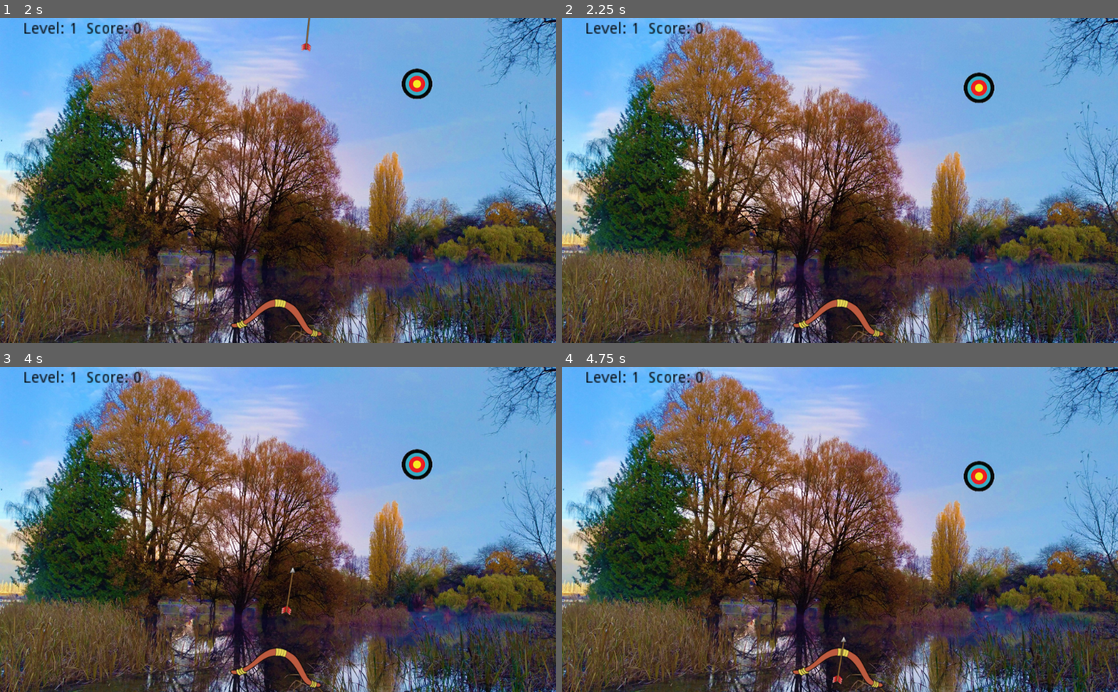
Above: before the commit, frames 1-4 (two rows, left to right).
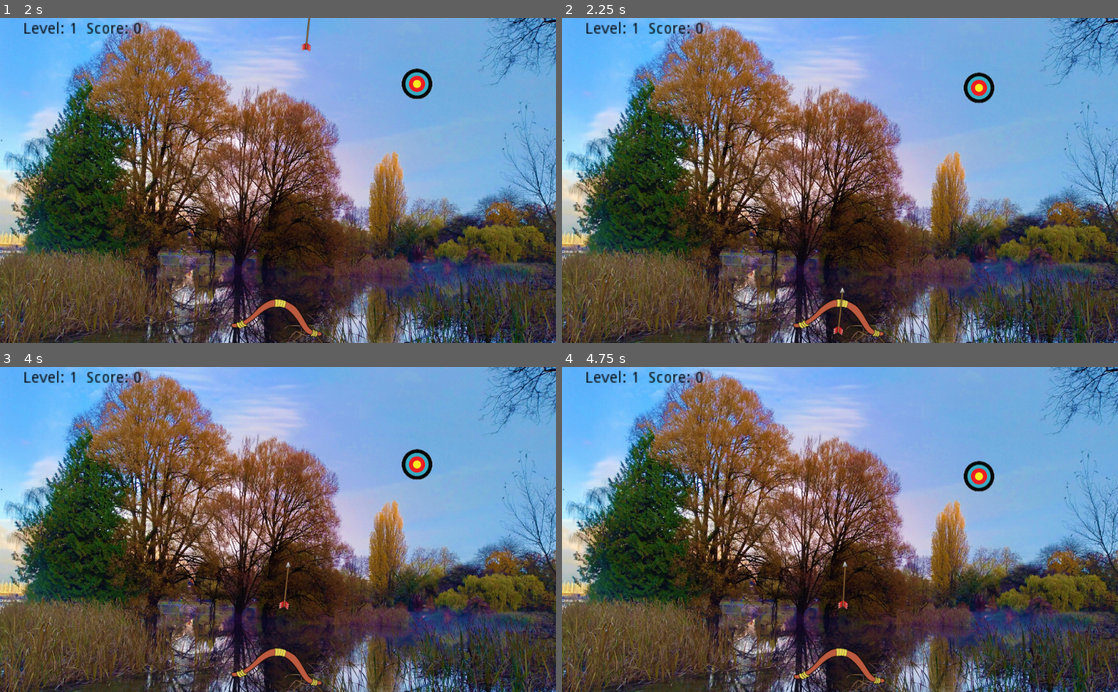
Above: after the commit, the same moments.

Repository: AlbertoPachecoDev/MovingTargetGame
Game: Godot game, scene res://Level.tscn
Two runs of this game, one before a commit and one after it. Both use one fixed random seed, a clock stepped at 60 frames per second and the inputs below. Sound files missing from this copy of the repository are replaced by a short silence.
Inputs:
- Up to frame 1 (2 s): hold Right (ui_right) 0.53-1.28 s; tap Space (ui_select) at 0.77, 1.52 s; hold Left (ui_left) from 1.28 s (still down)
- Up to frame 2 (2.25 s): release Left (ui_left) at 2.03 s; hold Right (ui_right) from 2.03 s (still down)
- Up to frame 3 (4 s): tap Space (ui_select) at 3.02, 3.77 s; release Right (ui_right) at 3.53 s; hold Left (ui_left) from 3.53 s (still down)
- Up to frame 4 (4.75 s): keep holding Left (ui_left); tap Space (ui_select) at 4.52 s

Frame 1 is identical in both runs. In frame 2, less than 0.1% of the frame differs, in the area x 48-51%, y 82-98%; in frame 3, 0.4%; in frame 4, 0.5%, in the area x 41-59%, y 59-99%.

Commit message:
Colisiones done!
Solución al reto de colisiones: flecha-target, flecha y target fuera de pantalla.

Diff:
--- a/Global.gd
+++ b/Global.gd
@@ -16,8 +16,10 @@
 var Rnd
 var ScreenW
 var ScreenH
+var TargetWidth
+
 var Cols # array
-var TargetWidth
+var Angle = 0 # Store bow angle
 
 func _ready():
 	ScreenW = get_viewport().size.x # screen size
--- a/Level.gd
+++ b/Level.gd
@@ -10,6 +10,9 @@
 onready var targets = [] # target-ids array
 
 func _ready():
+	# warning-ignore:return_value_discarded
+	$player/arrow.connect("arrow_sound", self, "next")
+	$player.global_rotation_degrees = Global.Angle # Restore last bow-angle
 	var cols = Global.Cols.duplicate() # copy array
 	randomize()
 	cols.shuffle() # random order
@@ -23,7 +26,13 @@
 
 func update_targets(id):
 	targets.erase(id) # remove target
+	if targets.empty():
+		next()
+
+func next():
 	if targets.empty(): # no more targets? go next level
+		yield(get_tree().create_timer(0.25), "timeout") # pause for end-arrow-sound
+		Global.Angle = $player.global_rotation_degrees  # store last bow-angle
 		if Global.Level < Global.Cols.size(): # more levels?
 			Global.Level += 1
 			# warning-ignore:return_value_discarded
--- a/Target.gd
+++ b/Target.gd
@@ -27,4 +27,4 @@
 	end()
 
 func _on_Target_area_entered(_area):
-	end()
+	end() # collision
--- a/Target.tscn
+++ b/Target.tscn
@@ -17,10 +17,10 @@
 [node name="sprite" type="Sprite" parent="."]
 texture = ExtResource( 2 )
 
-[node name="CollisionShape2D" type="CollisionShape2D" parent="."]
+[node name="impact" type="CollisionShape2D" parent="."]
 shape = SubResource( 1 )
 
-[node name="VisibilityNotifier2D" type="VisibilityNotifier2D" parent="."]
+[node name="exit_screen" type="VisibilityNotifier2D" parent="."]
 
 [connection signal="area_entered" from="." to="." method="_on_Target_area_entered"]
-[connection signal="screen_exited" from="VisibilityNotifier2D" to="." method="_on_VisibilityNotifier2D_screen_exited"]
+[connection signal="screen_exited" from="exit_screen" to="." method="_on_VisibilityNotifier2D_screen_exited"]
--- a/arrow.gd
+++ b/arrow.gd
@@ -4,6 +4,7 @@
 
 signal arrow_fired()
 signal arrow_out()
+signal arrow_sound()
 
 const MAX_FORCE = 18
 const MAX_SPEED = -260
@@ -19,7 +20,7 @@
 	position.y += speed * delta
 
 func reset():
-	emit_signal("arrow_out")
+	emit_signal("arrow_out") # sale flecha pantalla o si dio en el target
 	set_process(false)
 	shoot = false
 	position = Vector2(0,-10)
@@ -41,4 +42,8 @@
 
 func _on_arrow_area_entered(_area):
 	Global.Score += 100
+	$hit.play()
 	reset()
+
+func _on_hit_finished():
+	emit_signal("arrow_sound")
--- a/arrow.tscn
+++ b/arrow.tscn
@@ -1,11 +1,12 @@
-[gd_scene load_steps=5 format=2]
+[gd_scene load_steps=6 format=2]
 
 [ext_resource path="res://images/arrow.png" type="Texture" id=1]
 [ext_resource path="res://audios/arrow.wav" type="AudioStream" id=2]
 [ext_resource path="res://arrow.gd" type="Script" id=3]
+[ext_resource path="res://audios/sound_hit.wav" type="AudioStream" id=4]
 
 [sub_resource type="RectangleShape2D" id=1]
-extents = Vector2( 6, 24 )
+extents = Vector2( 6, 16 )
 
 [node name="arrow" type="Area2D"]
 collision_layer = 2
@@ -21,8 +22,11 @@
 [node name="shoot" type="AudioStreamPlayer2D" parent="."]
 stream = ExtResource( 2 )
 
-[node name="CollisionShape2D" type="CollisionShape2D" parent="."]
-position = Vector2( 23, 0 )
+[node name="hit" type="AudioStreamPlayer2D" parent="."]
+stream = ExtResource( 4 )
+
+[node name="impact" type="CollisionShape2D" parent="."]
+position = Vector2( 28, 0 )
 rotation = -1.5708
 shape = SubResource( 1 )
 one_way_collision = true
@@ -30,7 +34,11 @@
 "_edit_group_": true
 }
 
-[node name="VisibilityNotifier2D" type="VisibilityNotifier2D" parent="."]
+[node name="exit_screen" type="VisibilityNotifier2D" parent="."]
+position = Vector2( 38, 1 )
+scale = Vector2( 1, 0.75 )
+rect = Rect2( -10, -10, 16, 17 )
 
 [connection signal="area_entered" from="." to="." method="_on_arrow_area_entered"]
-[connection signal="screen_exited" from="VisibilityNotifier2D" to="." method="_on_VisibilityNotifier2D_screen_exited"]
+[connection signal="finished" from="hit" to="." method="_on_hit_finished"]
+[connection signal="screen_exited" from="exit_screen" to="." method="_on_VisibilityNotifier2D_screen_exited"]
Not shown, added: audios/sound_hit.wav.import
Not shown, added: audios/sound_hit.wav
